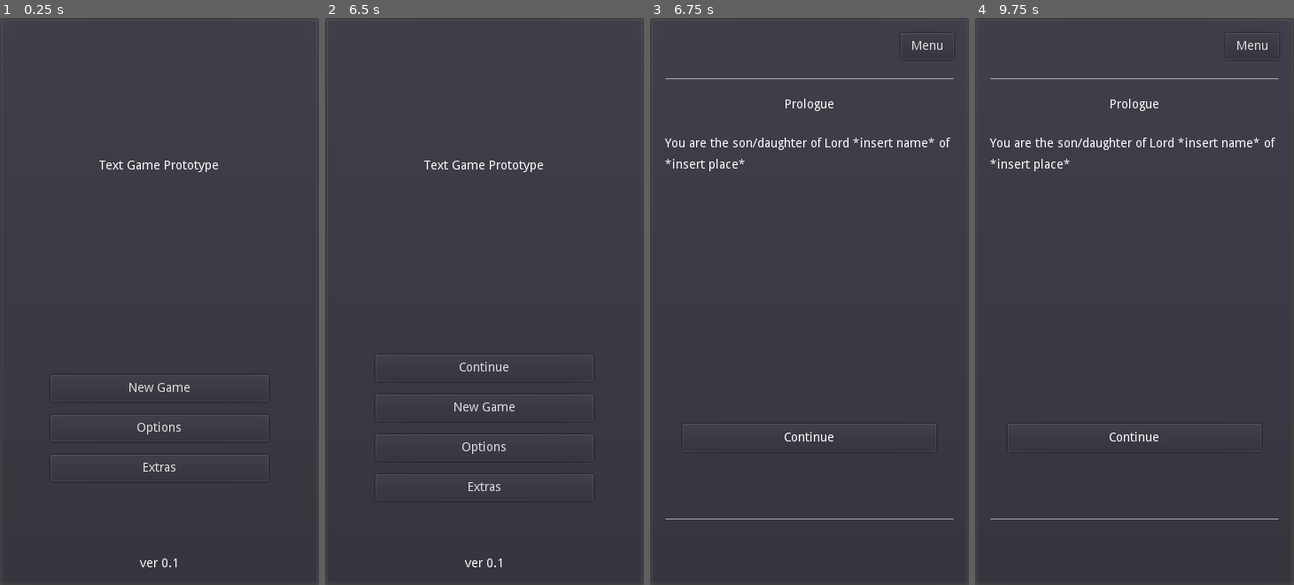
Above: before the commit, frames 1-4 (left to right).
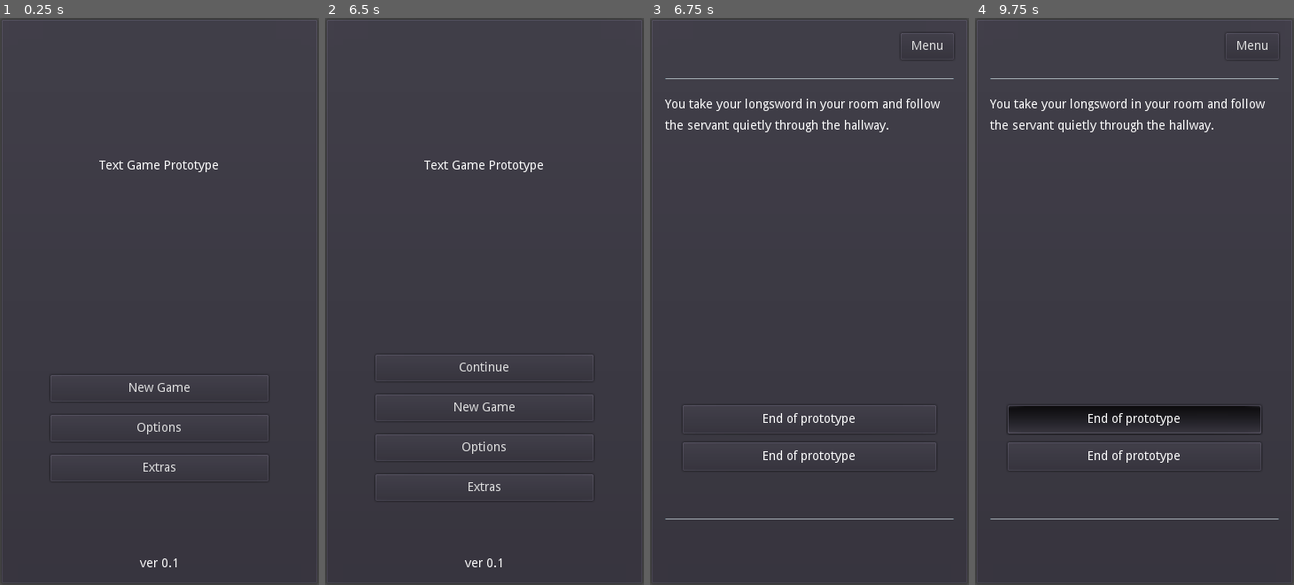
Above: after the commit, the same moments.

Repository: philipuriarte/A-Churchyard-of-Orphans
Game: Godot game, scene res://scenes/main.tscn
Same seed, same stepped clock (60 frames per second), same inputs: the game is played once before the commit and once after it.
Inputs (mouse positions are in pixels of both pictures, inside the frame that each line leads up to):
- Up to frame 1 (0.25 s): no input
- Up to frame 2 (6.5 s): click "New Game" at 0.5 s; click (484, 437) at 1.25 s; click (484, 420) at 2.02 s; click (484, 403) at 2.77 s; click "Menu" at 3.5 s; click "Go to title" at 4.25 s; click "New Game" at 5 s; click "New Game" at 5.75 s
- Up to frame 3 (6.75 s): click "Continue" at 6.5 s
- Up to frame 4 (9.75 s): tap Enter at 7.25, 8.75 s; move the mouse to (1204, 273) at 7.27 s; click (1204, 273) at 7.42 s; tap Space at 8, 9.5 s; move the mouse to (1070, 329) at 8.02 s; click (1070, 329) at 8.17 s; move the mouse to (1166, 176) at 8.77 s; click (1166, 176) at 8.92 s; move the mouse to (1118, 414) at 9.52 s; click (1118, 414) at 9.67 s

Frames 1-2 are identical in both runs. In frame 3, 2.7% of the frame differs, in the area x 4-95%, y 14-79%; in frame 4, 4.9%.

Commit message:
Add save and load functionality to content.gd

Diff:
--- a/logic/content.gd
+++ b/logic/content.gd
@@ -2,6 +2,7 @@
 
 const ContentData = preload("res://logic/content_data.gd")
 
+var save: SaveGame
 var content_dict: Dictionary = ContentData.new().get_content_dict()
 var current_page: String
 
@@ -17,8 +18,9 @@
 
 # Set starting content to "prologue" and connect signals to Choice buttons
 func _ready() -> void:
+	load_save()
 	# Should be updated with saved current_page once save system is up
-	set_content("000_prologue")
+	set_content(current_page)
 
 	# warning-ignore:return_value_discarded
 	choice_1.connect("choice_btn_pressed", self, "process_choice")
@@ -46,6 +48,7 @@
 	set_choice_btn(output_key)
 
 	current_page = output_key
+	save_game()
 
 
 # Set visibiliy and text of TitleLabel
@@ -85,3 +88,19 @@
 			4:
 				choice_4.set_text(content_dict[output_key]["choices"][choice]["text"])
 				choice_4.visible = true
+
+
+# Save current_page to save file
+func save_game() -> void:
+	save = SaveGame.new()
+
+	save.current_page = current_page
+
+	save.write_savegame()
+
+
+# Load current_page on save file
+func load_save() -> void:
+	save = SaveGame.load_savegame()
+
+	current_page = save.current_page
